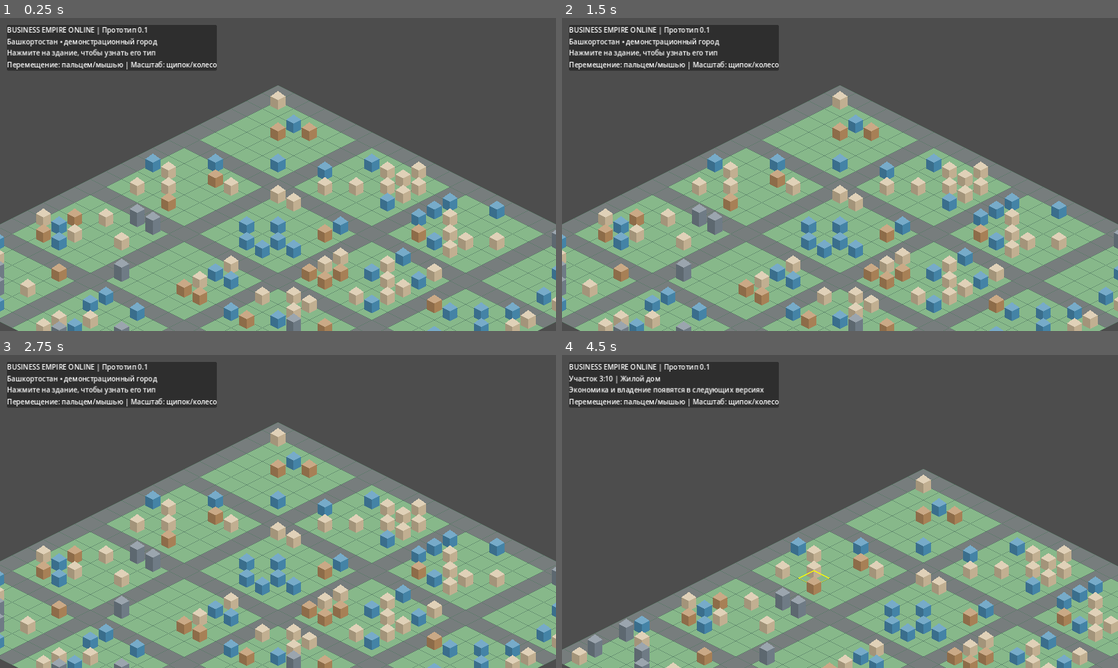
Above: before the commit, frames 1-4 (two rows, left to right).
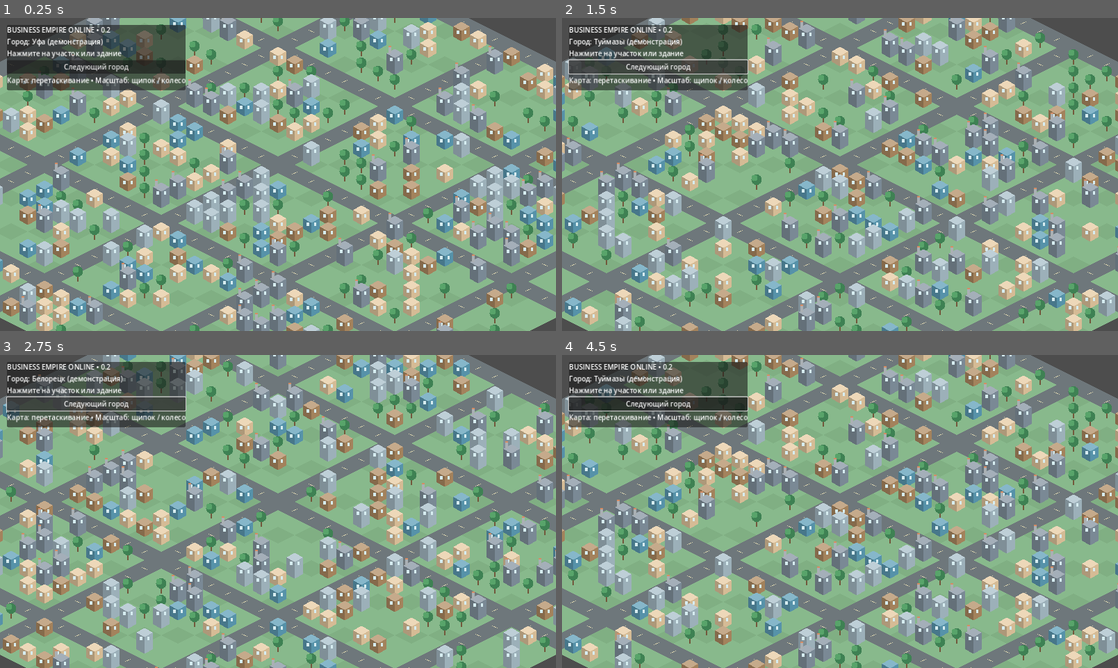
Above: after the commit, the same moments.

Repository: maillunex-lang/ufaeconom
Game: Godot game, scene res://scenes/main.tscn
Same seed, same stepped clock (60 frames per second), same inputs: the game is played once before the commit and once after it.
Inputs (mouse positions are in pixels of both pictures, inside the frame that each line leads up to):
- Up to frame 1 (0.25 s): no input
- Up to frame 2 (1.5 s): click (656, 68) at 0.5 s, where only the run after the commit has a clickable "Следующий город"; click (656, 68) at 1.25 s, where only the run after the commit has a clickable "Следующий город"
- Up to frame 3 (2.75 s): click (94, 405) at 2 s, where only the run after the commit has a clickable "Следующий город"
- Up to frame 4 (4.5 s): tap Enter at 2.75, 4.25 s; move the mouse to (962, 495) at 2.77 s; click (962, 495) at 2.92 s; tap Space at 3.5 s; drag from (728, 527) to (812, 574) at 3.52 s; move the mouse to (895, 442) at 4.27 s; click (895, 442) at 4.42 s

The runs differ from the first frame. In frame 1, 78% of the frame differs, in the area x 0-100%, y 0-100%; in frame 2, 78%; in frame 3, 77%; in frame 4, 84%.

Commit message:
feat: add city switching and improved procedural isometric rendering

Diff:
--- a/scripts/main.gd
+++ b/scripts/main.gd
@@ -1,65 +1,70 @@
 extends Node2D
-## BUSINESS EMPIRE ONLINE 0.1.0: deterministic offline isometric city prototype.
-## No network, player accounts, or AI players yet.
-
+## Offline prototype 0.2: deterministic cities and layered procedural isometric art.
+const CityGenerator = preload("res://scripts/city_generator.gd")
 const TILE_W := 96.0
 const TILE_H := 48.0
-const MAP_SIZE := 24
-const SEED := 20261113
+const MAP_SIZE := 32
+const COLORS := {
+	"Жилой дом": Color("#e7cba2"),
+	"Магазин": Color("#5e9fb8"),
+	"Склад": Color("#b18d64"),
+	"Завод": Color("#8595a2"),
+	"Офис": Color("#a9bfc9")
+}
 
 var camera: Camera2D
-var selected: Vector2i = Vector2i(-1, -1)
-var buildings: Dictionary = {}
+var selected := Vector2i(-1, -1)
+var city_index := 0
+var cells: Dictionary = {}
 var touches: Dictionary = {}
 var previous_pinch_distance := 0.0
 var dragging := false
+var moved_since_press := false
 var last_mouse := Vector2.ZERO
 var info: Label
+var city_label: Label
 
 func _ready() -> void:
-	_generate_city()
 	camera = Camera2D.new()
-	camera.position = Vector2(0, 250)
-	camera.zoom = Vector2(0.75, 0.75)
+	camera.position = Vector2(0, 650)
+	camera.zoom = Vector2(0.8, 0.8)
 	add_child(camera)
 	camera.make_current()
 	_build_ui()
+	_load_city(0)
+
+func _load_city(index: int) -> void:
+	city_index = posmod(index, CityGenerator.CITIES.size())
+	var data: Dictionary = CityGenerator.make_city(city_index)
+	cells = data["cells"]
+	selected = Vector2i(-1, -1)
+	city_label.text = "Город: %s (демонстрация)" % data["name"]
+	info.text = "Нажмите на участок или здание"
+	camera.position = Vector2(0, 700)
 	queue_redraw()
-
-func _generate_city() -> void:
-	var rng := RandomNumberGenerator.new()
-	rng.seed = SEED
-	for y in range(MAP_SIZE):
-		for x in range(MAP_SIZE):
-			if x % 6 == 0 or y % 6 == 0:
-				continue
-			var roll := rng.randf()
-			if roll < 0.13:
-				buildings[Vector2i(x, y)] = "Магазин"
-			elif roll < 0.27:
-				buildings[Vector2i(x, y)] = "Жилой дом"
-			elif roll < 0.33:
-				buildings[Vector2i(x, y)] = "Склад"
-			elif roll < 0.37:
-				buildings[Vector2i(x, y)] = "Завод"
 
 func _build_ui() -> void:
 	var layer := CanvasLayer.new()
 	add_child(layer)
 	var panel := PanelContainer.new()
 	panel.position = Vector2(16, 16)
-	panel.custom_minimum_size = Vector2(380, 105)
+	panel.custom_minimum_size = Vector2(350, 150)
 	layer.add_child(panel)
 	var content := VBoxContainer.new()
 	panel.add_child(content)
 	var title := Label.new()
-	title.text = "BUSINESS EMPIRE ONLINE | Прототип 0.1"
+	title.text = "BUSINESS EMPIRE ONLINE • 0.2"
 	content.add_child(title)
+	city_label = Label.new()
+	content.add_child(city_label)
 	info = Label.new()
-	info.text = "Башкортостан • демонстрационный город\nНажмите на здание, чтобы узнать его тип"
 	content.add_child(info)
+	var button := Button.new()
+	button.text = "Следующий город"
+	button.pressed.connect(func() -> void: _load_city(city_index + 1))
+	content.add_child(button)
 	var help := Label.new()
-	help.text = "Перемещение: пальцем/мышью | Масштаб: щипок/колесо"
+	help.text = "Карта: перетаскивание • Масштаб: щипок / колесо"
 	content.add_child(help)
 
 func _iso(tile: Vector2) -> Vector2:
@@ -68,10 +73,13 @@
 func _draw() -> void:
 	for y in range(MAP_SIZE):
 		for x in range(MAP_SIZE):
-			var cell := Vector2i(x, y)
-			var pos := _iso(Vector2(cell))
-			var is_road := x % 6 == 0 or y % 6 == 0
-			var base := Color("#777d7d") if is_road else Color("#87b88a")
+			var tile := Vector2i(x, y)
+			var pos := _iso(Vector2(tile))
+			var kind: String = cells.get(tile, "Свободный участок")
+			var road := kind == "Дорога"
+			var base := Color("#6e777b") if road else Color("#88b98c")
+			if not road and (x + y) % 4 == 0:
+				base = Color("#80af83")
 			var diamond := PackedVector2Array([
 				pos + Vector2(0, -TILE_H * 0.5),
 				pos + Vector2(TILE_W * 0.5, 0),
@@ -79,41 +87,59 @@
 				pos + Vector2(-TILE_W * 0.5, 0)
 			])
 			draw_colored_polygon(diamond, base)
-			draw_polyline(PackedVector2Array([diamond[0], diamond[1], diamond[2], diamond[3], diamond[0]]), Color("#537963"), 1.0)
-			if buildings.has(cell):
-				_draw_building(pos, buildings[cell])
-			if selected == cell:
-				draw_polyline(PackedVector2Array([diamond[0], diamond[1], diamond[2], diamond[3], diamond[0]]), Color.YELLOW, 3.0)
+			draw_polyline(PackedVector2Array([diamond[0], diamond[1], diamond[2], diamond[3], diamond[0]]), Color("#527b61"), 0.8)
+			if road:
+				_draw_road(pos, x, y)
+			elif kind == "Дерево":
+				_draw_tree(pos)
+			elif COLORS.has(kind):
+				_draw_building(pos, kind)
+			if selected == tile:
+				draw_polyline(PackedVector2Array([diamond[0], diamond[1], diamond[2], diamond[3], diamond[0]]), Color("#ffe175"), 3.0)
+
+func _draw_road(pos: Vector2, x: int, y: int) -> void:
+	if x % CityGenerator.ROAD_STEP == 0 and y % CityGenerator.ROAD_STEP != 0:
+		draw_line(pos + Vector2(-9, -4), pos + Vector2(9, 4), Color("#e1d9b1"), 1.4)
+	elif y % CityGenerator.ROAD_STEP == 0 and x % CityGenerator.ROAD_STEP != 0:
+		draw_line(pos + Vector2(9, -4), pos + Vector2(-9, 4), Color("#e1d9b1"), 1.4)
+
+func _draw_tree(pos: Vector2) -> void:
+	draw_line(pos, pos + Vector2(0, -24), Color("#72573b"), 5.0)
+	draw_circle(pos + Vector2(0, -29), 15, Color("#3e8153"))
+	draw_circle(pos + Vector2(-6, -34), 9, Color("#58a46a"))
 
 func _draw_building(pos: Vector2, kind: String) -> void:
 	var height := 30.0
-	var color := Color("#d6c3a1")
-	if kind == "Магазин":
-		color = Color("#4c91b8")
-	elif kind == "Склад":
-		color = Color("#b98e60")
-	elif kind == "Завод":
-		color = Color("#7b8994")
-		height = 44.0
-	var left := pos + Vector2(-23, -8)
-	var right := pos + Vector2(23, -8)
-	var front := pos + Vector2(0, 4)
+	if kind == "Завод" or kind == "Офис":
+		height = 48.0
+	var color: Color = COLORS[kind]
+	var left := pos + Vector2(-24, -8)
+	var right := pos + Vector2(24, -8)
+	var front := pos + Vector2(0, 5)
 	var top := Vector2(0, -height)
-	draw_colored_polygon(PackedVector2Array([left, front, front + top, left + top]), color.darkened(0.24))
-	draw_colored_polygon(PackedVector2Array([front, right, right + top, front + top]), color.darkened(0.10))
-	draw_colored_polygon(PackedVector2Array([left + top, front + top, right + top, pos + Vector2(0, -height - 24)]), color.lightened(0.24))
+	draw_colored_polygon(PackedVector2Array([left, front, front + top, left + top]), color.darkened(0.25))
+	draw_colored_polygon(PackedVector2Array([front, right, right + top, front + top]), color.darkened(0.08))
+	draw_colored_polygon(PackedVector2Array([left + top, front + top, right + top, pos + Vector2(0, -height - 21)]), color.lightened(0.25))
+	draw_rect(Rect2(pos + Vector2(-13, -height + 4), Vector2(7, 10)), Color("#d6ecf0"))
+	draw_rect(Rect2(pos + Vector2(8, -height + 4), Vector2(7, 10)), Color("#d6ecf0"))
+	if kind == "Завод":
+		draw_rect(Rect2(pos + Vector2(-17, -height - 29), Vector2(8, 22)), Color("#aab0b4"))
+		draw_rect(Rect2(pos + Vector2(-17, -height - 29), Vector2(8, 4)), Color("#d58d65"))
 
 func _unhandled_input(event: InputEvent) -> void:
 	if event is InputEventScreenTouch:
 		if event.pressed:
 			touches[event.index] = event.position
 			if touches.size() == 1:
+				moved_since_press = false
+		else:
+			if touches.size() == 1 and not moved_since_press:
 				_select_at(event.position)
-		else:
 			touches.erase(event.index)
 			previous_pinch_distance = 0.0
 	elif event is InputEventScreenDrag:
 		touches[event.index] = event.position
+		moved_since_press = true
 		if touches.size() == 1:
 			camera.position -= event.relative / camera.zoom
 		elif touches.size() == 2:
@@ -131,25 +157,27 @@
 			dragging = event.pressed
 			last_mouse = event.position
 			if event.pressed:
+				moved_since_press = false
+			elif not moved_since_press:
 				_select_at(event.position)
 	elif event is InputEventMouseMotion and dragging:
+		if event.position.distance_to(last_mouse) > 2.0:
+			moved_since_press = true
 		camera.position -= (event.position - last_mouse) / camera.zoom
 		last_mouse = event.position
 
 func _set_zoom(value: float) -> void:
-	var zoom_value: float = clampf(value, 0.35, 2.0)
-	camera.zoom = Vector2(zoom_value, zoom_value)
+	var z := clampf(value, 0.35, 2.0)
+	camera.zoom = Vector2(z, z)
 
 func _select_at(screen_position: Vector2) -> void:
-	var world := get_global_mouse_position()
-	# Screen touch position must be converted through the active canvas transform.
-	world = get_canvas_transform().affine_inverse() * screen_position
+	var world: Vector2 = get_canvas_transform().affine_inverse() * screen_position
 	var x := world.x / TILE_W + world.y / TILE_H
 	var y := world.y / TILE_H - world.x / TILE_W
 	var tile := Vector2i(roundi(x), roundi(y))
 	if tile.x < 0 or tile.y < 0 or tile.x >= MAP_SIZE or tile.y >= MAP_SIZE:
 		return
 	selected = tile
-	var kind: String = buildings.get(tile, "Свободный участок")
-	info.text = "Участок %d:%d | %s\nЭкономика и владение появятся в следующих версиях" % [tile.x, tile.y, kind]
+	var kind: String = cells.get(tile, "Свободный участок")
+	info.text = "Участок %d:%d • %s" % [tile.x, tile.y, kind]
 	queue_redraw()
